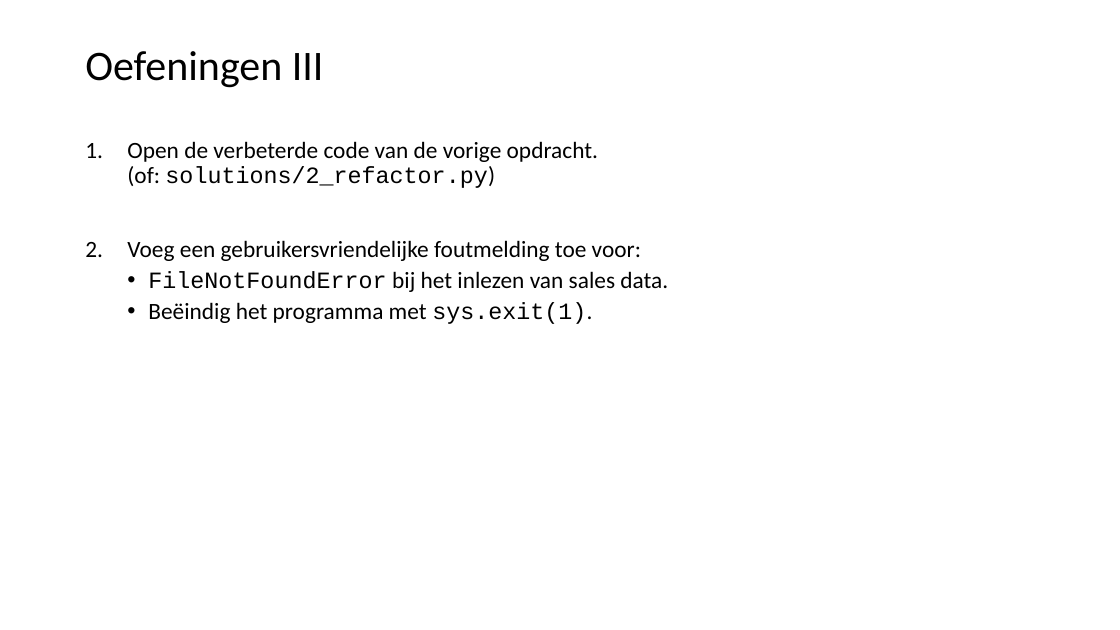
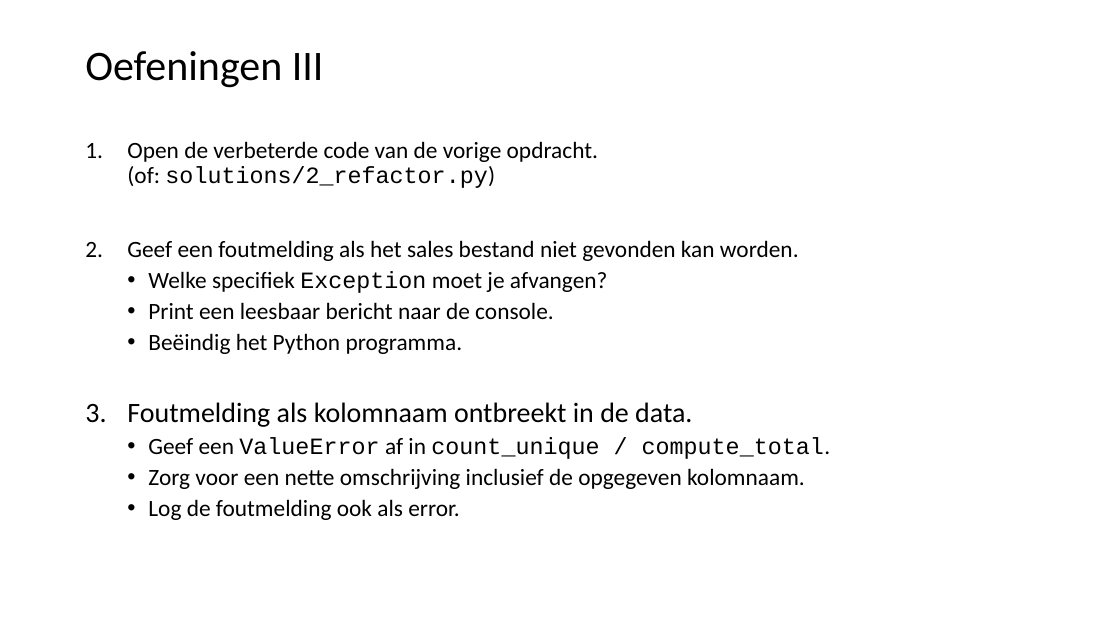
Before and after one commit to LFKoning/knowledge-sharing, a slide deck: slide 40 of python_trainees/2_production_code/python_traineeship_2.pptx. Drawn at 1120x630 pixels with LibreOffice and Linux fonts; fonts in the diff are those of the drawing. Boxes give left, top, right and bottom in pixels: in the first picture for what was removed or moved away, otherwise in the second. Text is boxed around its words. In the diff, an @@ line names an element or a change of style, - is before the commit and + after.

Commit message:
Rework python trainees part 2

```diff
--- a/python_trainees/2_production_code/python_traineeship_2.pptx
+++ b/python_trainees/2_production_code/python_traineeship_2.pptx
@@ text at (127, 240, 831, 520): text changed @@
-2. Voeg een gebruikersvriendelijke foutmelding toe voor:
-  • FileNotFoundError bij het inlezen van sales data.
-  • Beëindig het programma met sys.exit(1).
+2. Geef een foutmelding als het sales bestand niet gevonden kan worden.
+  • Welke specifiek Exception moet je afvangen?
+  • Print een leesbaar bericht naar de console.
+  • Beëindig het Python programma.
+3. Foutmelding als kolomnaam ontbreekt in de data.
+  • Geef een ValueError af in count_unique / compute_total.
+  • Zorg voor een nette omschrijving inclusief de opgegeven kolomnaam.
+  • Log de foutmelding ook als error.
```
Also in this commit, not shown: 15 other slides changed, 3 slides added, 4 slides removed, 9 other files.
